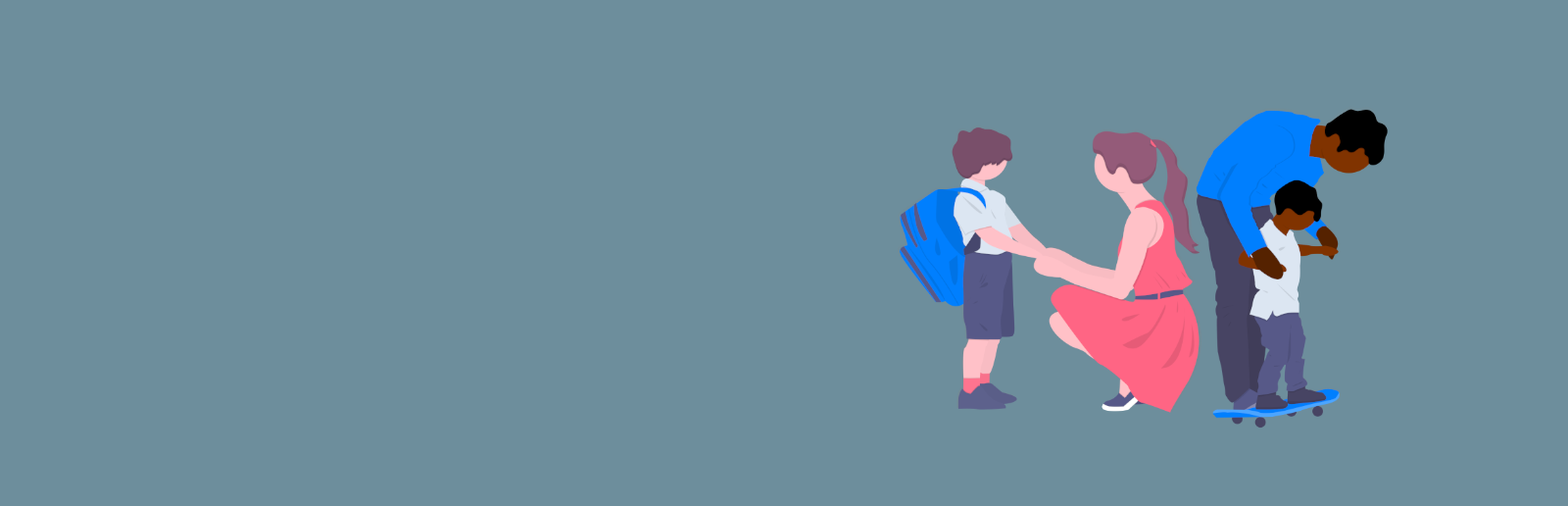
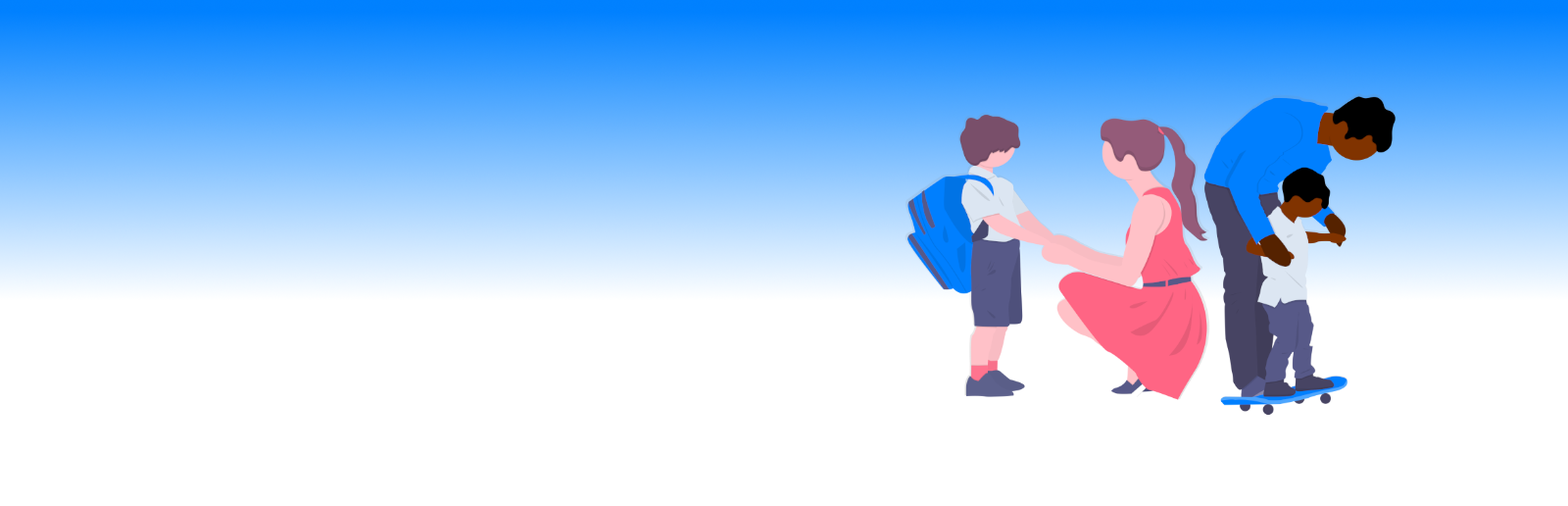
Layered file, before and after one edit (1568×506). Changes by layer:
renamed "Father.png" to "Parents.png", painted on it over (x1=896, y1=93, x2=1397, y2=429)
painted on "Fondo" over (x1=0, y1=0, x2=1568, y2=506)
